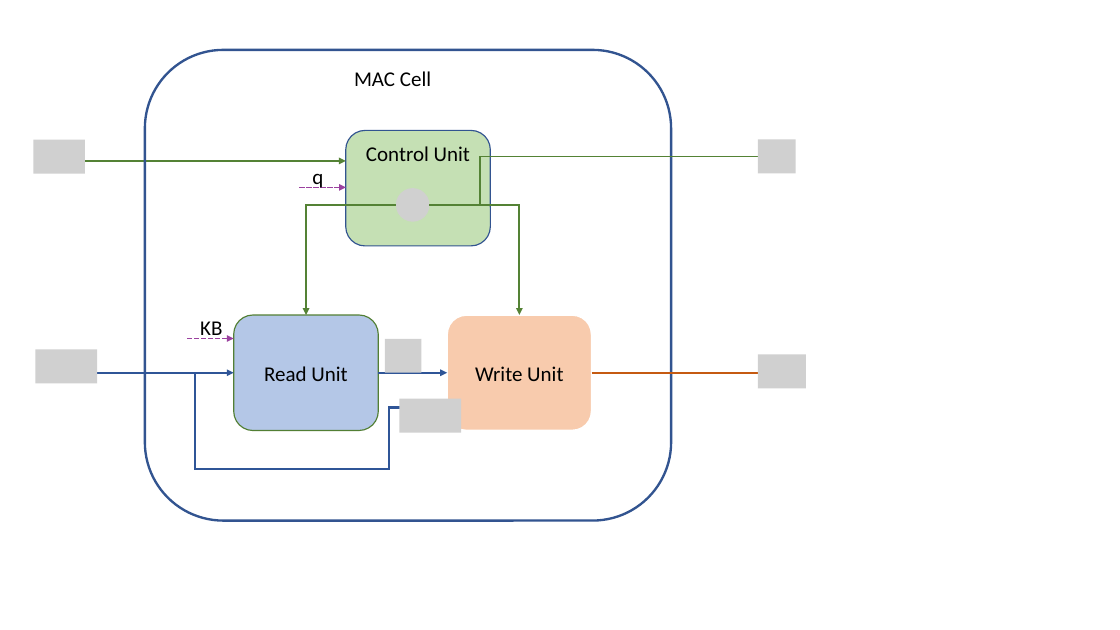
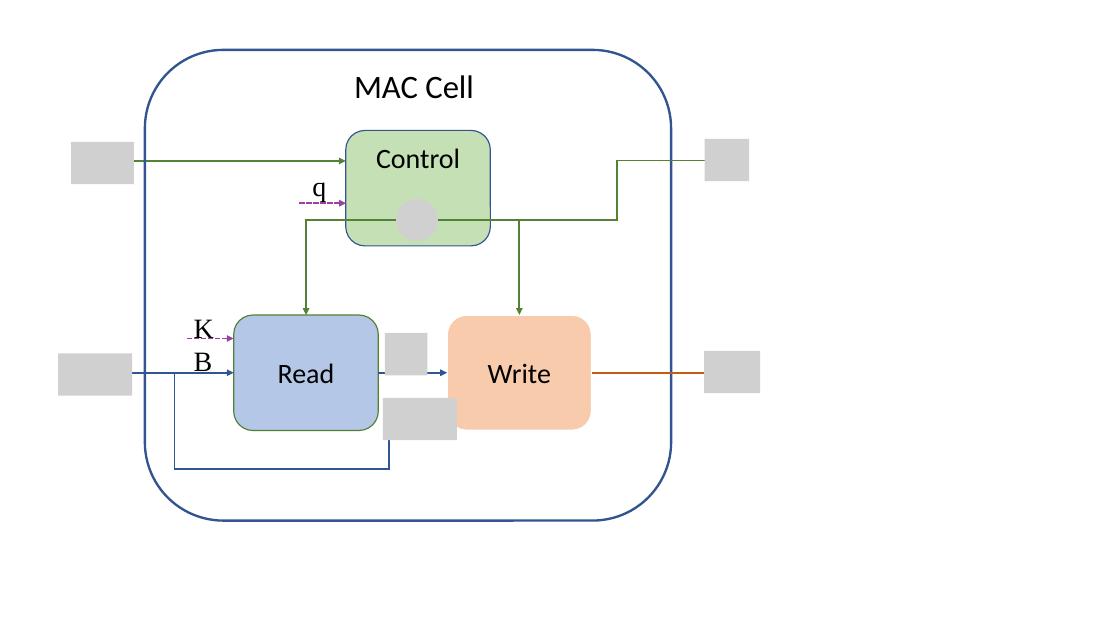
Before and after one commit to IBM/mi-visual-reasoning-pubs, a slide deck: slide 1 of 2018_nips_vigil/img/mac_cell.pptx. Drawn at 1120x630 pixels with LibreOffice and Linux fonts; fonts in the diff are those of the drawing; grey boxes stand for pictures. Boxes give left, top, right and bottom in pixels: in the first picture for what was removed or moved away, otherwise in the second. Text is boxed around its words. In the diff, an @@ line names an element or a change of style, - is before the commit and + after.

```diff
--- a/2018_nips_vigil/img/mac_cell.pptx
+++ b/2018_nips_vigil/img/mac_cell.pptx
@@ text "MAC Cell" at <box>354,75,474,99</box>: size 18 to 28 pt @@
@@ picture removed at <box>34,139,85,173</box> @@
@@ picture added at <box>71,142,134,184</box> @@
@@ text in rounded rectangle at <box>376,148,460,168</box>: text changed; size 18 to 24 pt @@
-Control Unit
+Control
@@ picture added at <box>705,139,749,181</box> @@
@@ picture removed at <box>758,139,796,173</box> @@
@@ arrow moved from (77, 161) - (346, 161) to (116, 161) - (346, 161) @@
@@ text "q" at <box>312,182,326,201</box>: size 18 to 24 pt, font Calibri to Times New Roman @@
@@ elbow arrow moved from (475, 205) - (765, 157) to (519, 220) - (715, 160) @@
@@ arrow moved from (299, 187) - (346, 187) to (299, 203) - (346, 203) @@
@@ picture: place and size @@
-picture at <box>396,188,429,222</box>
+picture at <box>396,199,438,241</box>
@@ elbow arrow moved from (396, 205) - (306, 315) to (396, 220) - (306, 315) @@
@@ elbow arrow moved from (429, 205) - (519, 315) to (438, 220) - (519, 315) @@
@@ text "KB" at <box>186,306,238,348</box>: size 18 to 24 pt, font Calibri to Times New Roman @@
@@ picture: place and size @@
-picture at <box>35,350,97,383</box>
+picture at <box>58,354,132,396</box>
@@ picture: place and size @@
-picture at <box>385,339,421,372</box>
+picture at <box>385,333,428,375</box>
@@ picture added at <box>704,351,760,393</box> @@
@@ picture removed at <box>758,355,806,388</box> @@
@@ arrow moved from (83, 373) - (234, 373) to (116, 373) - (234, 373) @@
@@ elbow line moved from (132, 373) - (297, 469) to (174, 373) - (298, 469) @@
@@ elbow line (174, 373) - (298, 469): stroke #2F5597 1.75 pt to #2F5597 1.5 pt @@
@@ text in rounded rectangle at <box>278,363,335,383</box>: text changed; size 18 to 24 pt @@
-Read Unit
+Read
@@ text in rounded rectangle at <box>488,363,551,384</box>: text changed; size 18 to 24 pt @@
-Write Unit
+Write
@@ arrow moved from (592, 373) - (765, 373) to (592, 373) - (715, 373) @@
@@ elbow arrow (296, 469) - (447, 408): stroke #2F5597 1.75 pt to #2F5597 1.5 pt @@
@@ picture: place and size @@
-picture at <box>400,399,461,433</box>
+picture at <box>383,398,457,440</box>
```
Also in this commit, not shown: 5 other files.
